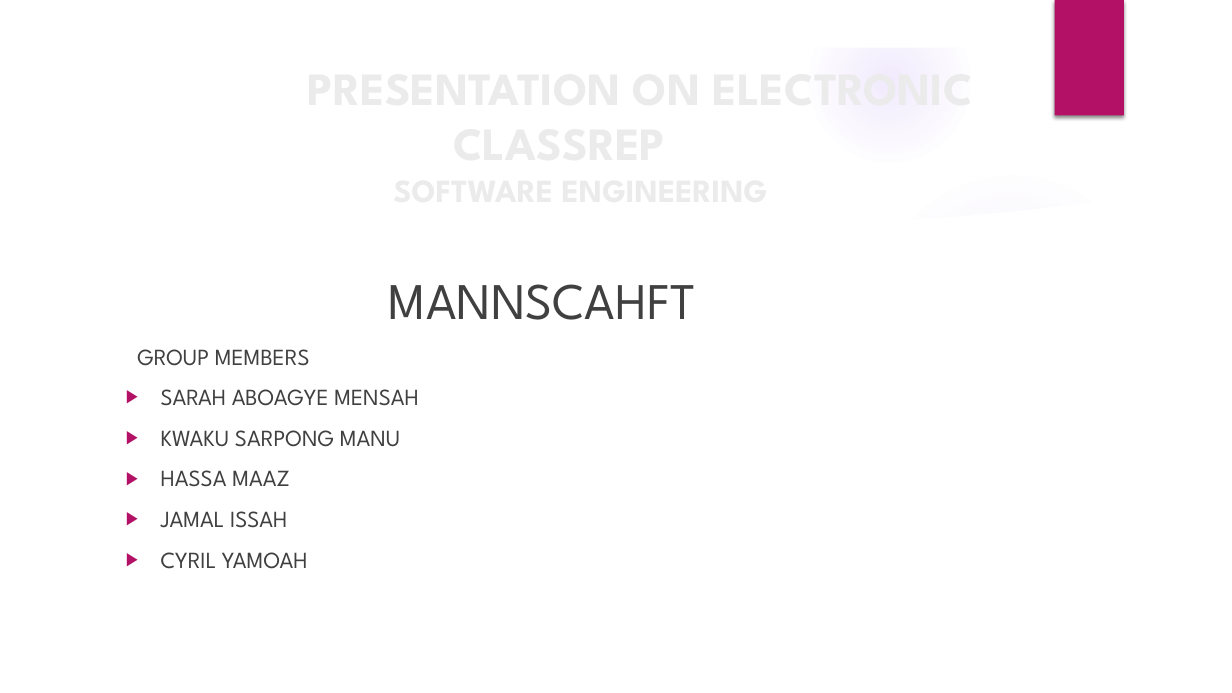
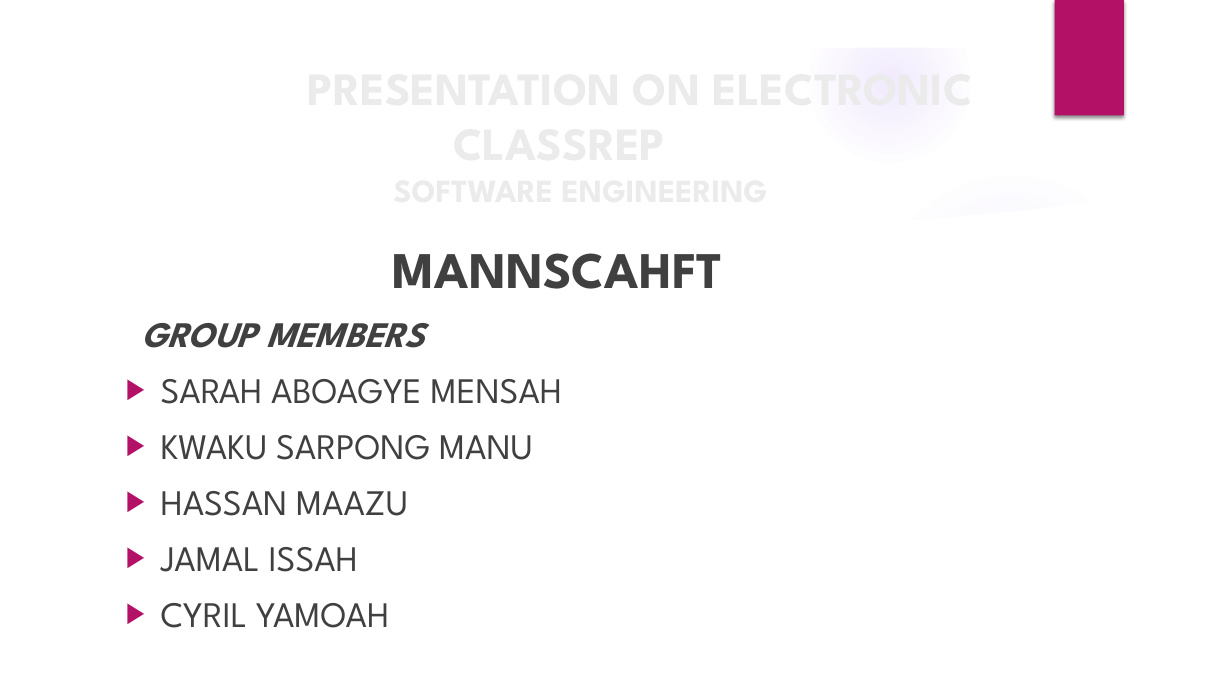
Before and after one commit to ks-manu/Mannschaft_KNUST, a slide deck: slide 2 of Documents/MannschaftPresentation.pptx. Drawn at 1232x693 pixels with LibreOffice and Linux fonts; fonts in the diff are those of the drawing; background and template pictures are left out. Boxes give left, top, right and bottom in pixels: in the first picture for what was removed or moved away, otherwise in the second. Text is boxed around its words. In the diff, an @@ line names an element or a change of style, - is before the commit and + after.

```diff
--- a/Documents/MannschaftPresentation.pptx
+++ b/Documents/MannschaftPresentation.pptx
@@ text "MANNSCAHFT": place and size @@
-text "MANNSCAHFT" at bbox=[137, 284, 696, 569]
+text "MANNSCAHFT" at bbox=[141, 253, 723, 628]
@@ text at bbox=[141, 253, 723, 628]: bold on in "MANNSCAHFT", "GROUP MEMBERS"; size 18 to 28 pt in "GROUP MEMBERS", "SARAH ABOAGYE MENSAH", "KWAKU SARPONG MANU", "JAMAL ISSAH" and 1 more places; italic on in "GROUP MEMBERS" @@
@@ text at bbox=[161, 491, 408, 516]: text changed; size 18 to 28 pt @@
-▶ HASSA MAAZ
+▶ HASSAN MAAZU
```
Also in this commit, not shown: 7 other slides changed, 10 slides added, 3 other files.
